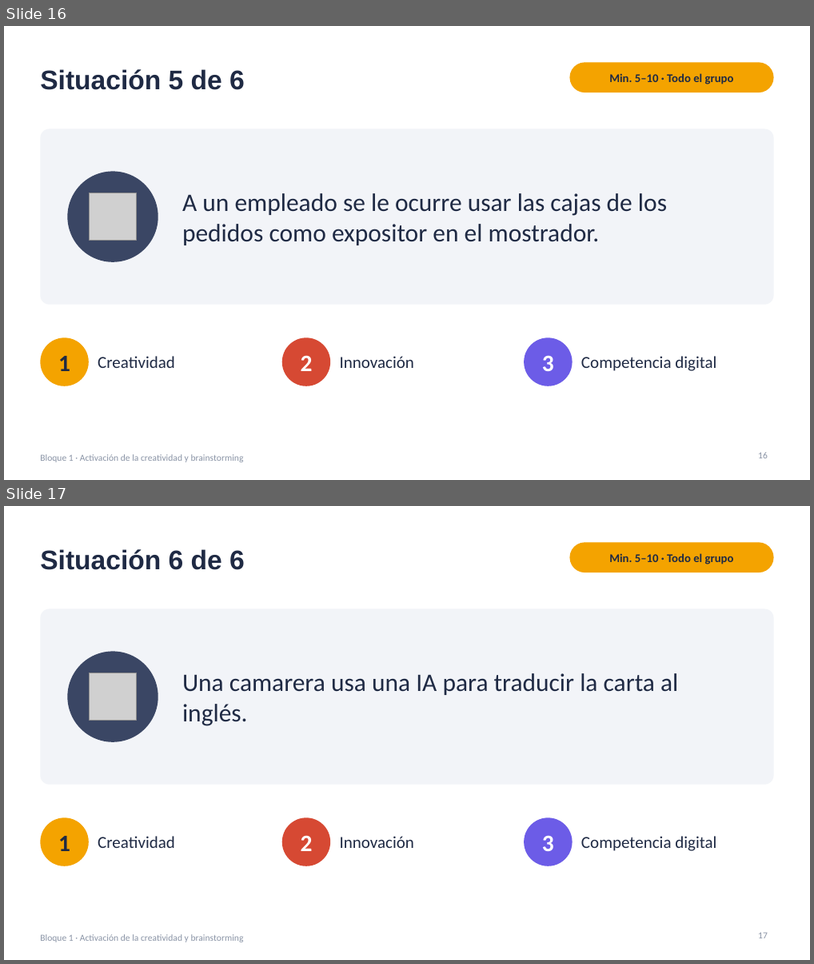
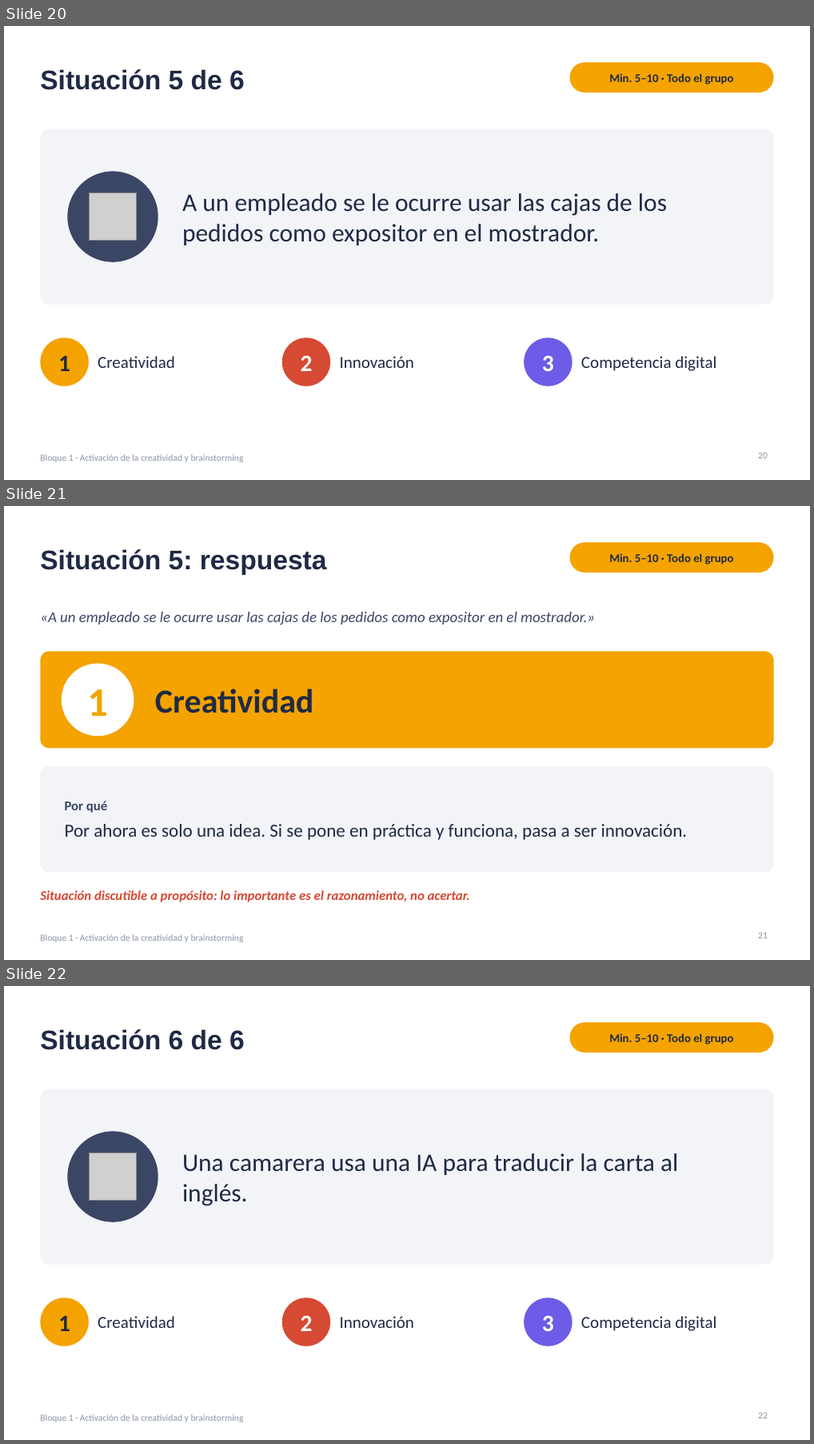
Before and after one commit to jjnieto/creatividad-ofimatica-ia, a slide deck: diapositivas/Curso.pptx. Shown one above the other, each under a label of ours: slides 16 and 17 before the commit, slides 20, 21 and 22 after it. The pictures are 814x964 and 814x1444 pixels, drawn with LibreOffice and Linux fonts; fonts in the diff are those of the drawing; grey boxes stand for pictures. Boxes give left, top, right and bottom in pixels: in the first picture for what was removed or moved away, otherwise in the second. Text is boxed around its words. In the diff, an @@ line names an element or a change of style, - is before the commit and + after.

```diff
--- a/diapositivas/Curso.pptx
+++ b/diapositivas/Curso.pptx
@@ slide 21 added at <box>4,506,810,960</box>, background #FFFFFF; not listed: 1 template element that a slide beside it also shows @@
@@ title added at <box>40,549,327,575</box>, 32 pt, text #1F2A44, bold @@
+Situación 5: respuesta
@@ rounded rectangle added at <box>570,542,774,572</box>, fill #F4A300 @@
@@ text added at <box>610,553,734,564</box>, 14 pt, text #1F2A44, bold @@
+Min. 5–10 · Todo el grupo
@@ text added at <box>40,612,595,624</box>, 18 pt, text #3A4664, italic @@
+«A un empleado se le ocurre usar las cajas de los pedidos como expositor en el mostrador.»
@@ rounded rectangle added at <box>40,651,774,748</box>, fill #F4A300 @@
@@ ellipse added at <box>62,664,134,736</box>, fill #FFFFFF @@
@@ text added at <box>87,689,107,716</box>, 48 pt, text #F4A300, bold @@
+1
@@ text added at <box>155,688,314,713</box>, 40 pt, text #1F2A44, bold @@
+Creatividad
@@ rounded rectangle added at <box>40,766,774,872</box>, fill #F2F4F8 @@
@@ text added at <box>65,800,688,840</box>, 22 pt, text #1F2A44 @@
+Por qué
+Por ahora es solo una idea. Si se pone en práctica y funciona, pasa a ser innovación.
@@ text added at <box>40,890,470,902</box>, 16 pt, text #D64933, bold, italic @@
+Situación discutible a propósito: lo importante es el razonamiento, no acertar.
@@ page number added at <box>758,932,768,938</box>, 11 pt, text #8A94A6 @@
+21
@@ what was slide 16 is now slide 20 @@
@@ page number at <box>758,452,768,458</box>: text changed @@
-16
+20
@@ what was slide 17 is now slide 22 @@
@@ page number at <box>758,1412,768,1418</box>: text changed @@
-17
+22
```
Also in this commit, not shown: 5 other slides added, 2 other files.
